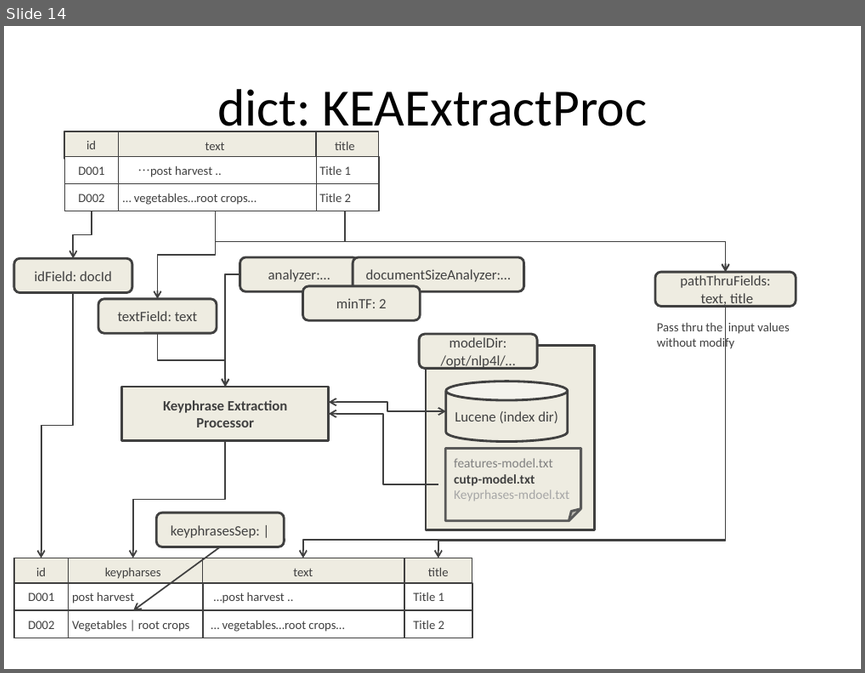
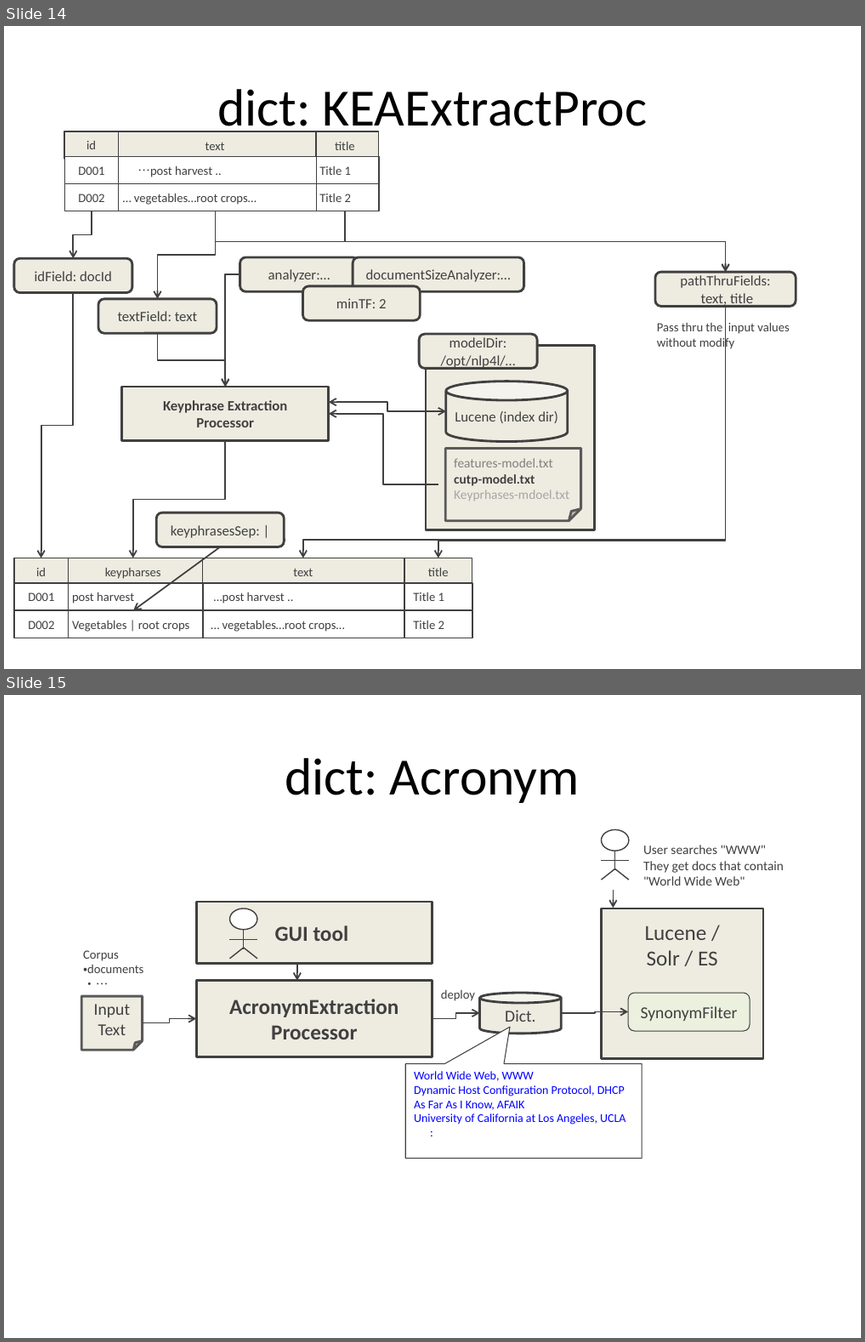
Before and after one commit to NLP4L/manuals, a slide deck: dict/images/dict_images.pptx. Shown one above the other, each under a label of ours: slide 14 before the commit, slides 14 and 15 after it. The pictures are 865x673 and 865x1342 pixels, drawn with LibreOffice and Linux fonts; fonts in the diff are those of the drawing. Boxes give left, top, right and bottom in pixels: in the first picture for what was removed or moved away, otherwise in the second. Text is boxed around its words. In the diff, an @@ line names an element or a change of style, - is before the commit and + after.

Commit message:
add a figure for acronym

```diff
--- a/dict/images/dict_images.pptx
+++ b/dict/images/dict_images.pptx
@@ slide 15 added at (x1=4, y1=695, x2=861, y2=1338), background #FFFFFF @@
@@ title added at (x1=285, y1=758, x2=579, y2=803), 44 pt, text #000000 @@
+dict: Acronym
@@ text added at (x1=643, y1=845, x2=784, y2=885), 11 pt, text #404040 @@
+User searches "WWW"
+They get docs that contain
+"World Wide Web"
@@ group added at (x1=602, y1=829, x2=629, y2=879): 4 lines, 1 ellipse @@
@@ arrow added from (613, 890) to (613, 907), #404040 1.25 pt @@
@@ rectangle added at (x1=196, y1=902, x2=432, y2=964), fill #EEECE1, outline #404040 2 pt, 18 pt, text #404040, bold @@
+GUI tool
@@ rectangle added at (x1=602, y1=908, x2=763, y2=1058), fill #EEECE1, outline #404040 2 pt, 18 pt, text #404040 @@
+Lucene /
+Solr / ES
@@ group added at (x1=229, y1=908, x2=257, y2=958): 4 lines, 1 ellipse @@
@@ text added at (x1=83, y1=950, x2=143, y2=985), 10.5 pt, text #404040 @@
+Corpus
+・documents
+・…
@@ arrow added from (297, 964) to (297, 981), #404040 1.25 pt @@
@@ folded corner added at (x1=82, y1=996, x2=143, y2=1049), fill #EEECE1, outline #595959 2 pt, 14 pt, text #404040 @@
+Input
+Text
@@ rectangle added at (x1=196, y1=981, x2=432, y2=1056), fill #EEECE1, outline #404040 2 pt, 18 pt, text #404040, bold @@
+AcronymExtraction
+Processor
@@ text added at (x1=441, y1=990, x2=475, y2=1001), 10.5 pt, text #404040 @@
+deploy
@@ cylinder added at (x1=479, y1=993, x2=561, y2=1032), fill #EEECE1, outline #404040 2 pt, 14 pt, text #404040 @@
+Dict.
@@ rounded rectangle added at (x1=628, y1=993, x2=749, y2=1031), fill #EBF1DE, outline #404040 0.75 pt, 14 pt, text #404040 @@
+SynonymFilter
@@ elbow arrow added from (142, 1023) to (196, 1019), #404040 1.25 pt @@
@@ elbow arrow added from (432, 1019) to (479, 1013), #404040 1.25 pt @@
@@ elbow arrow added from (561, 1013) to (628, 1012), #404040 1.25 pt @@
@@ speech box added at (x1=406, y1=1063, x2=642, y2=1157), fill #FFFFFF, outline #404040 0.75 pt, 10 pt, text #0000FF @@
+World Wide Web, WWW
+Dynamic Host Configuration Protocol, DHCP
+As Far As I Know, AFAIK
+University of California at Los Angeles, UCLA
+:
```
Also in this commit, not shown: 2 other files.
